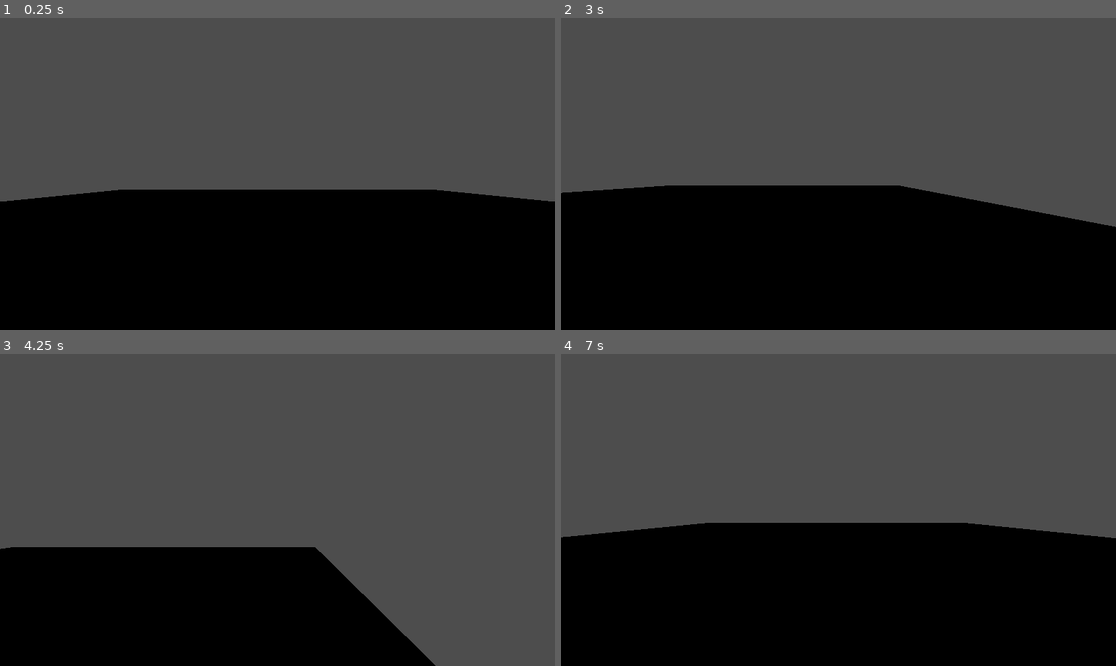
Above: before the commit, frames 1-4 (two rows, left to right).
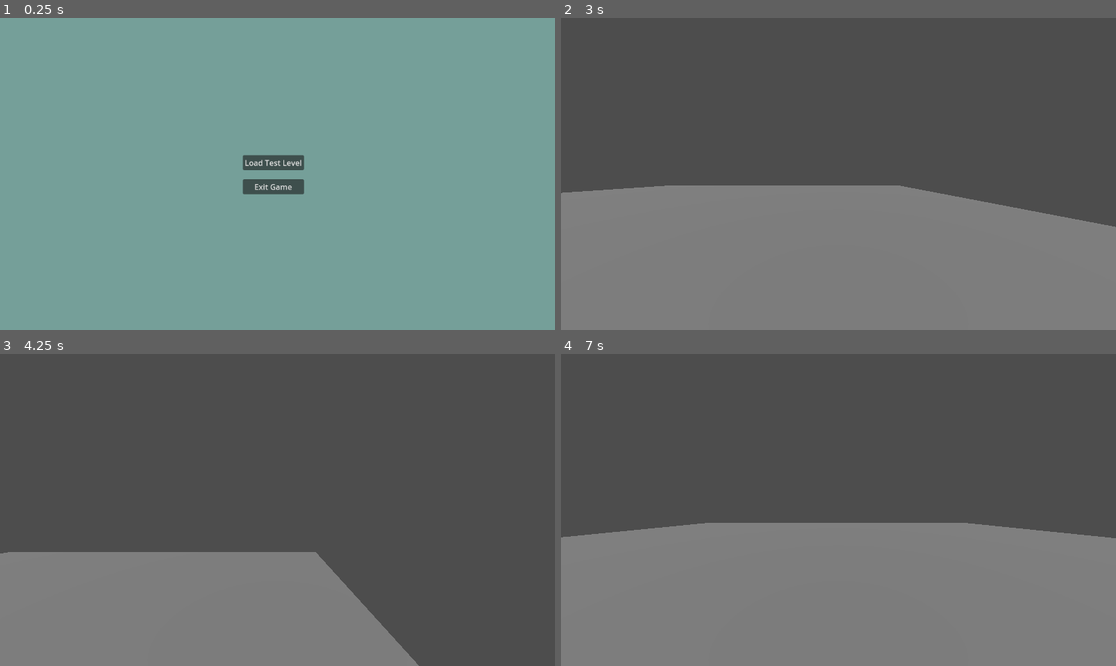
Above: after the commit, the same moments.

Repository: STVND/FPS_Base
Game: Godot game, scene res://main_menu.tscn
Two runs of this game, one before a commit and one after it. Both use one fixed random seed, a clock stepped at 60 frames per second and the inputs below. Before the commit the project starts from res://test_plane.tscn.
Inputs (mouse positions are in pixels of both pictures, inside the frame that each line leads up to):
- Up to frame 1 (0.25 s): no input
- Up to frame 2 (3 s): click (832, 161) at 0.5 s, where only the run after the commit has a clickable "Load Test Level"; tap Enter (ui_accept) at 1.25, 1.52, 2.27 s; hold D (move_right) 1.28-2.03 s; hold S (move_backward) 2.03-2.78 s; hold D (move_right) from 2.78 s (still down)
- Up to frame 3 (4.25 s): release D (move_right) at 3.53 s; hold W (move_forward) from 3.53 s (still down); tap Enter (ui_accept) at 3.77 s
- Up to frame 4 (7 s): release W (move_forward) at 4.28 s; hold A (move_left) 4.28-5 s; tap Enter (ui_accept) at 4.52, 5.75, 6.02 s; tap Escape (ui_cancel) at 4.9 s; click (838, 497) at 5 s, where only the run after the commit has a clickable "Resume"; hold A (move_left) 5.78-6.53 s; hold S (move_backward) from 6.53 s (still down)

The runs differ from the first frame. In frame 1, 99% of the frame differs, in the area x 0-100%, y 0-100%; in frame 2, 43%; in frame 3, 26%; in frame 4, 45%.

Commit message:
Basic Menu add
Added basic main menu(needs refinement)

Added basic game session menu(needs refinement)

As well as added notes for what needs to be added to the game

Diff:
--- a/Horde-Game-Files/first_person_controller.gd
+++ b/Horde-Game-Files/first_person_controller.gd
@@ -2,12 +2,15 @@
 
 
 @export var speed = 5
-@export var fall_acceleration = 75
-@export var jump_impulse = 20
+@export var fall_acceleration = 50
+@export var jump_impulse = 15
 
 # Get the gravity from the project settings to be synced with RigidBody nodes.
 var gravity = ProjectSettings.get_setting("physics/3d/default_gravity")
 
+func _unhandled_input(event):
+	if event.is_action_pressed("ui_cancel"):
+		$game_session_menu.visible = true
 
 func _physics_process(delta):
 	# Add the gravity.
@@ -32,9 +35,6 @@
 	velocity.z = direction.z * speed
 	velocity.y -= fall_acceleration * delta
 
-	if is_on_floor() and Input.is_action_just_pressed("jump"):
-		velocity.y += jump_impulse
-
 	# Handle Jump.
 	if Input.is_action_just_pressed("ui_accept") and is_on_floor():
 		velocity.y = jump_impulse
--- a/Horde-Game-Files/first_person_controller.tscn
+++ b/Horde-Game-Files/first_person_controller.tscn
@@ -1,6 +1,7 @@
-[gd_scene load_steps=4 format=3 uid="uid://jw5nmpdn7nt2"]
+[gd_scene load_steps=5 format=3 uid="uid://jw5nmpdn7nt2"]
 
 [ext_resource type="Script" path="res://first_person_controller.gd" id="1_hetsw"]
+[ext_resource type="PackedScene" uid="uid://be4g02partwkv" path="res://game_session_menu.tscn" id="2_ln7co"]
 
 [sub_resource type="CapsuleMesh" id="CapsuleMesh_ah4p1"]
 
@@ -17,3 +18,6 @@
 
 [node name="Camera3D" type="Camera3D" parent="."]
 fov = 90.0
+
+[node name="game_session_menu" parent="." instance=ExtResource("2_ln7co")]
+visible = false
--- /dev/null
+++ b/Horde-Game-Files/game_session_menu.gd
@@ -0,0 +1,23 @@
+extends Control
+
+
+# Called when the node enters the scene tree for the first time.
+func _ready():
+	pass # Replace with function body.
+
+
+# Called every frame. 'delta' is the elapsed time since the previous frame.
+func _process(delta):
+	pass
+
+
+func _on_exit_game_pressed():
+	get_tree().quit()
+
+
+func _on_exit_to_main_pressed():
+	get_tree().change_scene_to_file("res://main_menu.tscn")
+
+
+func _on_resume_pressed():
+	visible = false
--- /dev/null
+++ b/Horde-Game-Files/game_session_menu.tscn
@@ -0,0 +1,59 @@
+[gd_scene load_steps=2 format=3 uid="uid://be4g02partwkv"]
+
+[ext_resource type="Script" path="res://game_session_menu.gd" id="1_07gb7"]
+
+[node name="game_session_menu" type="ColorRect"]
+anchors_preset = 15
+anchor_right = 1.0
+anchor_bottom = 1.0
+grow_horizontal = 2
+grow_vertical = 2
+color = Color(0.333333, 0.333333, 0.333333, 0.215686)
+script = ExtResource("1_07gb7")
+
+[node name="CenterContainer" type="CenterContainer" parent="."]
+custom_minimum_size = Vector2(200, 350)
+layout_mode = 1
+anchors_preset = 15
+anchor_right = 1.0
+anchor_bottom = 1.0
+grow_horizontal = 2
+grow_vertical = 2
+
+[node name="PanelContainer" type="PanelContainer" parent="CenterContainer"]
+custom_minimum_size = Vector2(200, 150)
+layout_mode = 2
+
+[node name="MarginContainer" type="MarginContainer" parent="CenterContainer/PanelContainer"]
+layout_mode = 2
+theme_override_constants/margin_left = 10
+theme_override_constants/margin_right = 10
+theme_override_constants/margin_bottom = 10
+
+[node name="VBoxContainer" type="VBoxContainer" parent="CenterContainer/PanelContainer/MarginContainer"]
+layout_mode = 2
+
+[node name="Label" type="Label" parent="CenterContainer/PanelContainer/MarginContainer/VBoxContainer"]
+layout_mode = 2
+text = "Game Session Menu
+"
+horizontal_alignment = 1
+
+[node name="HSeparator" type="HSeparator" parent="CenterContainer/PanelContainer/MarginContainer/VBoxContainer"]
+layout_mode = 2
+
+[node name="resume" type="Button" parent="CenterContainer/PanelContainer/MarginContainer/VBoxContainer"]
+layout_mode = 2
+text = "Resume"
+
+[node name="exit_to_main" type="Button" parent="CenterContainer/PanelContainer/MarginContainer/VBoxContainer"]
+layout_mode = 2
+text = "Exit to Main Menu"
+
+[node name="quit_game" type="Button" parent="CenterContainer/PanelContainer/MarginContainer/VBoxContainer"]
+layout_mode = 2
+text = "Quit Game"
+
+[connection signal="pressed" from="CenterContainer/PanelContainer/MarginContainer/VBoxContainer/resume" to="." method="_on_resume_pressed"]
+[connection signal="pressed" from="CenterContainer/PanelContainer/MarginContainer/VBoxContainer/exit_to_main" to="." method="_on_exit_to_main_pressed"]
+[connection signal="pressed" from="CenterContainer/PanelContainer/MarginContainer/VBoxContainer/quit_game" to="." method="_on_exit_game_pressed"]
--- /dev/null
+++ b/Horde-Game-Files/main_menu.gd
@@ -0,0 +1,10 @@
+extends Control
+
+
+
+func _on_exit_game_pressed():
+	get_tree().quit()
+
+
+func _on_load_test_level_pressed():
+	get_tree().change_scene_to_file("res://test_plane.tscn")
--- /dev/null
+++ b/Horde-Game-Files/main_menu.tscn
@@ -0,0 +1,38 @@
+[gd_scene load_steps=2 format=3 uid="uid://oc3lxnj5pt43"]
+
+[ext_resource type="Script" path="res://main_menu.gd" id="1_8tia4"]
+
+[node name="Control" type="Control"]
+layout_mode = 3
+anchors_preset = 15
+anchor_right = 1.0
+anchor_bottom = 1.0
+grow_horizontal = 2
+grow_vertical = 2
+script = ExtResource("1_8tia4")
+
+[node name="ColorRect" type="ColorRect" parent="."]
+layout_mode = 0
+offset_right = 1153.0
+offset_bottom = 665.0
+color = Color(0.458824, 0.623529, 0.6, 1)
+
+[node name="Load Test Level" type="Button" parent="ColorRect"]
+layout_mode = 0
+offset_left = 504.0
+offset_top = 285.0
+offset_right = 631.0
+offset_bottom = 316.0
+text = "Load Test Level"
+
+[node name="Exit Game" type="Button" parent="ColorRect"]
+layout_mode = 0
+offset_left = 504.0
+offset_top = 335.0
+offset_right = 631.0
+offset_bottom = 366.0
+text = "Exit Game
+"
+
+[connection signal="pressed" from="ColorRect/Load Test Level" to="." method="_on_load_test_level_pressed"]
+[connection signal="pressed" from="ColorRect/Exit Game" to="." method="_on_exit_game_pressed"]
--- a/Horde-Game-Files/project.godot
+++ b/Horde-Game-Files/project.godot
@@ -11,7 +11,7 @@
 [application]
 
 config/name="Horde-game-files"
-run/main_scene="res://test_plane.tscn"
+run/main_scene="res://main_menu.tscn"
 config/features=PackedStringArray("4.0", "Forward Plus")
 config/icon="res://icon.svg"
 
--- a/Horde-Game-Files/test_plane.tscn
+++ b/Horde-Game-Files/test_plane.tscn
@@ -23,3 +23,6 @@
 [node name="CollisionShape3D" type="CollisionShape3D" parent="MeshInstance3D/StaticBody3D"]
 transform = Transform3D(1, 0, 0, 0, 1, 0, 0, 0, 1, 0, -0.5, 0)
 shape = SubResource("BoxShape3D_hcxve")
+
+[node name="DirectionalLight3D" type="DirectionalLight3D" parent="."]
+transform = Transform3D(1, 0, 0, 0, 0.707107, 0.707107, 0, -0.707107, 0.707107, 0, 20, 0)
Not shown, added: Horde-Game-Files/Notes/Horde-Based-Game-Notes.txt
